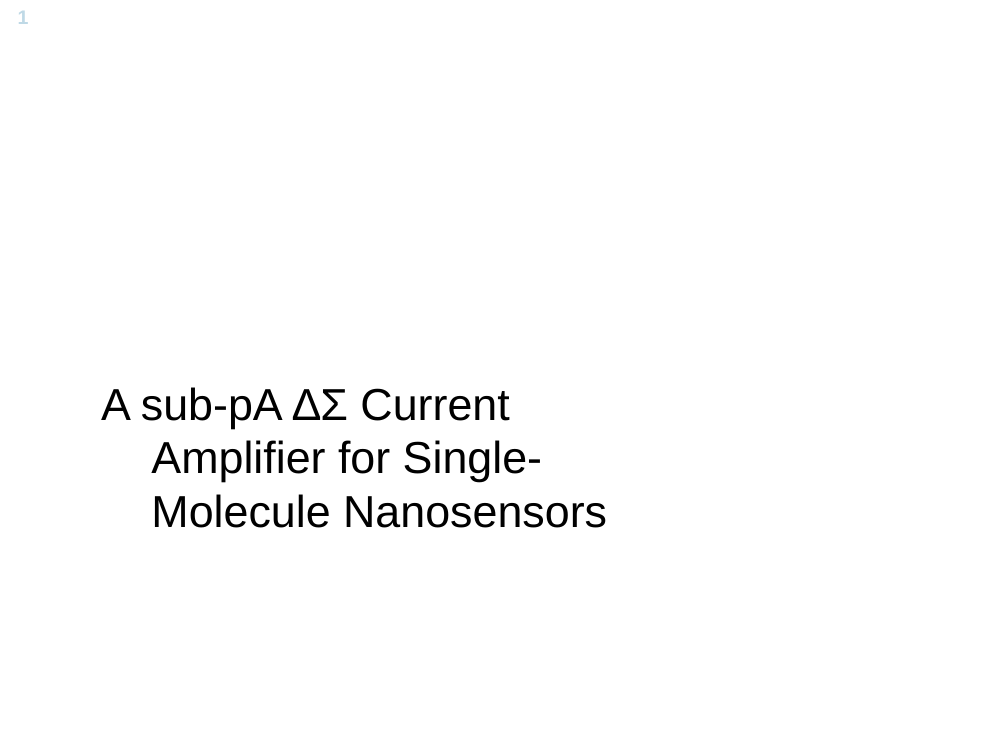
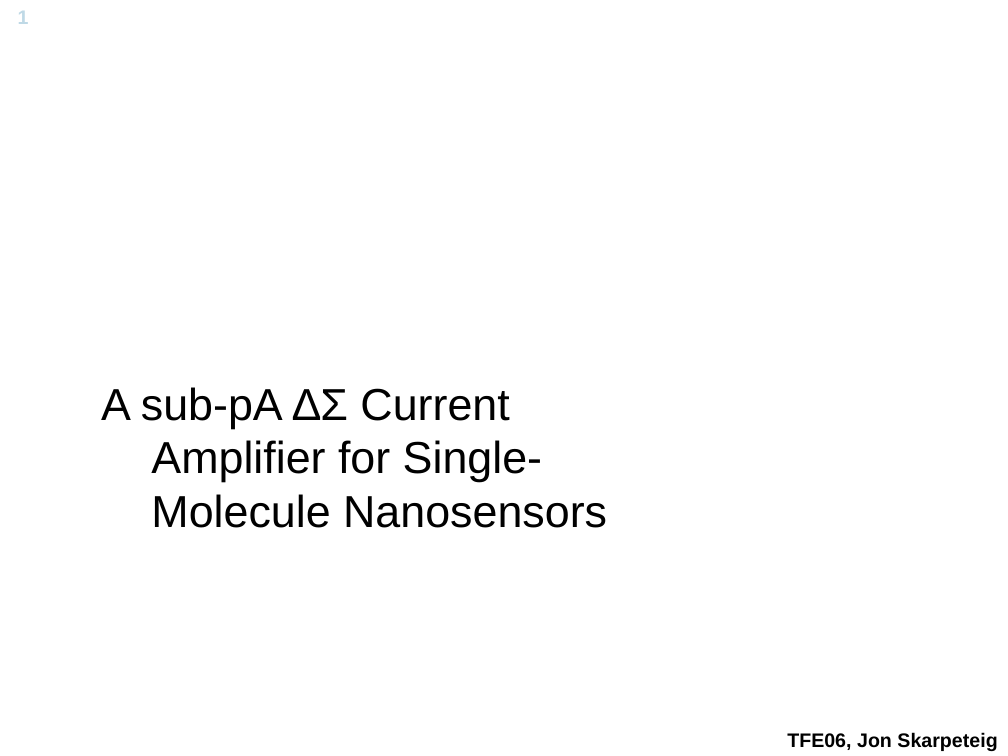
Before and after one commit to Yuav/solcelle, a slide deck: slide 1 of A Sub-pA delta-sigma Current Amplifier for Single-Molecule Nanosesnsors.ppt. Drawn at 1008x756 pixels with LibreOffice and Linux fonts; fonts in the diff are those of the drawing; background and template pictures are left out. Boxes give left, top, right and bottom in pixels: in the first picture for what was removed or moved away, otherwise in the second. Text is boxed around its words. In the diff, an @@ line names an element or a change of style, - is before the commit and + after.

```diff
--- a/A Sub-pA delta-sigma Current Amplifier for Single-Molecule Nanosesnsors.ppt
+++ b/A Sub-pA delta-sigma Current Amplifier for Single-Molecule Nanosesnsors.ppt
@@ text added at box(787, 732, 997, 751), 14 pt, text #000000, bold @@
+TFE06, Jon Skarpeteig
```
Also in this commit, not shown: 1 other slide changed, 6 slides added, 1 slide removed.
